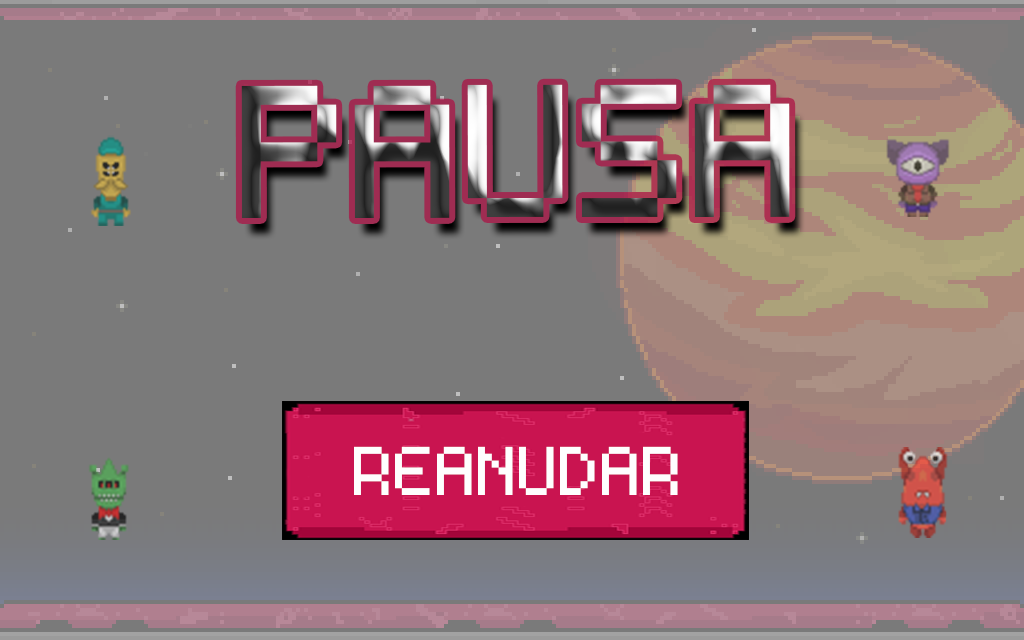
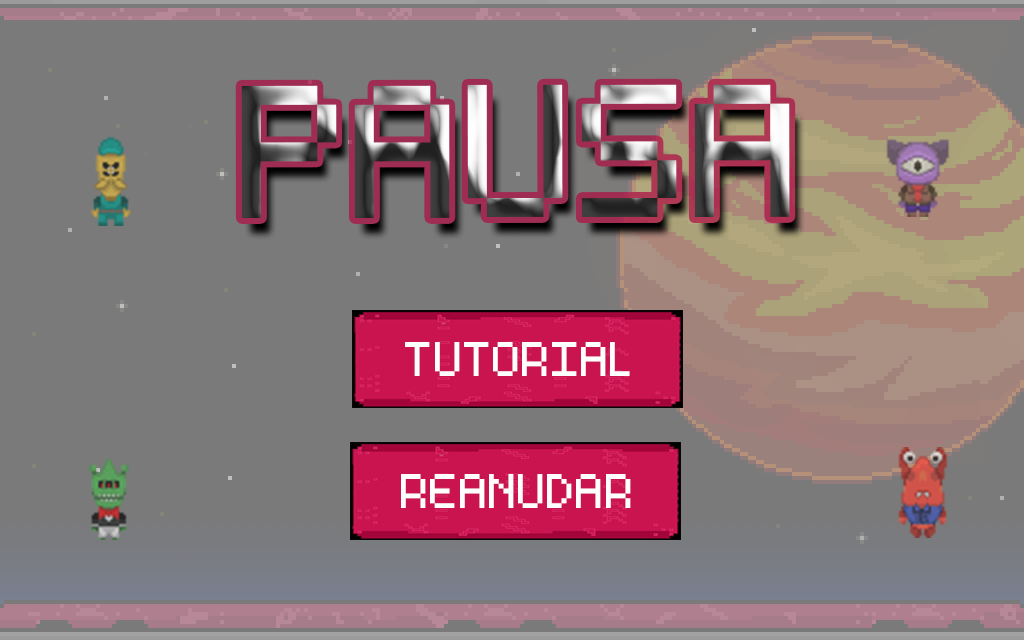
The second 1024x640 image is a revision of the first. Changes to its layers:
added layer "TUTORIAL" above "Capa 1 copia 6" over <box>405,342,630,376</box>
added layer "Capa 1 copia 6" above "REANUDAR" over <box>352,310,683,408</box>
painted on "REANUDAR" over <box>354,446,678,508</box>
painted on "Capa 1 copia 5" over <box>282,401,749,540</box>
painted on "player1" over <box>608,447,728,538</box>
